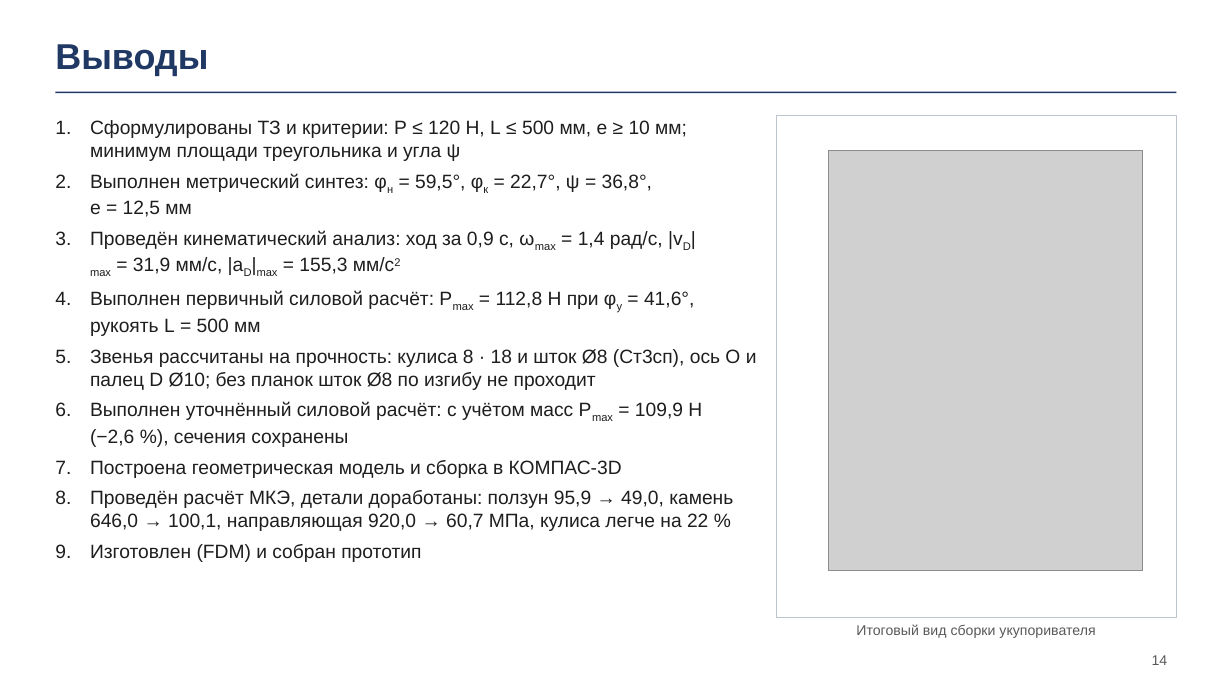
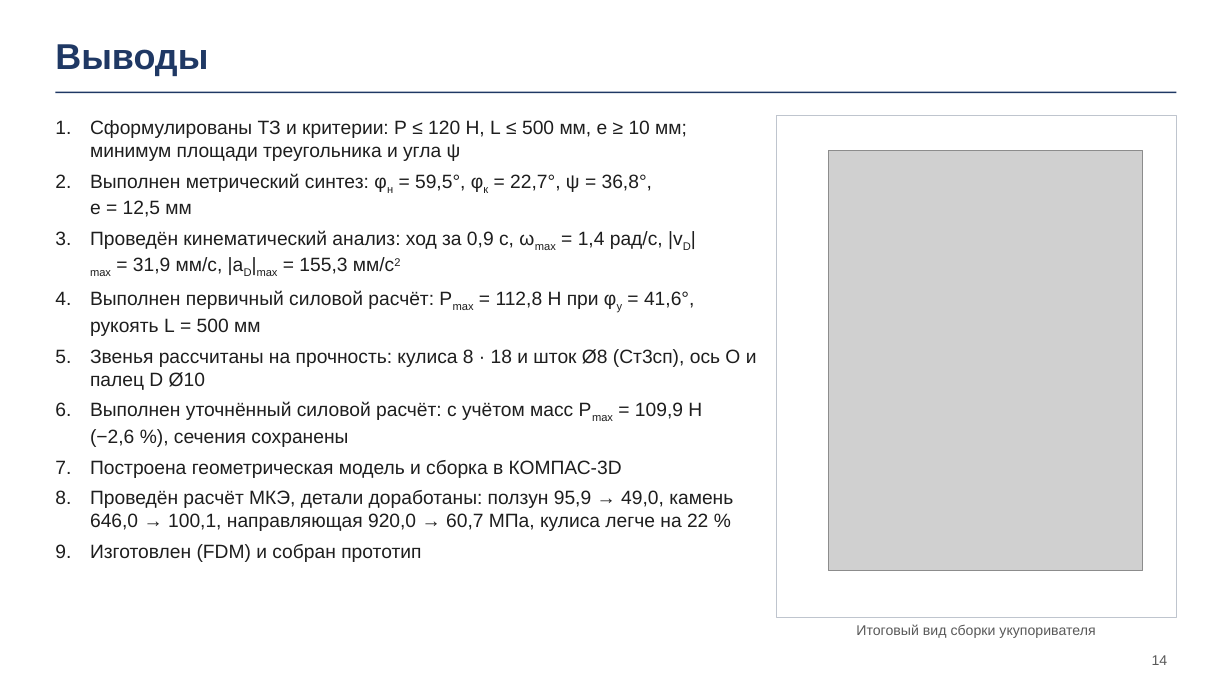
Before and after one commit to DamirNine/prikmeh, a slide deck: slide 14 of курсовой/2026-11-23/Презентация/Презентация_укупориватель_23-11.pptx. Drawn at 1232x693 pixels with LibreOffice and Linux fonts; fonts in the diff are those of the drawing; grey boxes stand for pictures; background and template pictures are left out. Boxes give left, top, right and bottom in pixels: in the first picture for what was removed or moved away, otherwise in the second. Text is boxed around its words. In the diff, an @@ line names an element or a change of style, - is before the commit and + after.

```diff
--- a/курсовой/2026-11-23/Презентация/Презентация_укупориватель_23-11.pptx
+++ b/курсовой/2026-11-23/Презентация/Презентация_укупориватель_23-11.pptx
@@ text at <box>90,349,757,390</box>: text changed @@
-5. Звенья рассчитаны на прочность: кулиса 8 · 18 и шток Ø8 (Ст3сп), ось O и палец D Ø10; без планок шток Ø8 по изгибу не проходит
+5. Звенья рассчитаны на прочность: кулиса 8 · 18 и шток Ø8 (Ст3сп), ось O и палец D Ø10
```
Also in this commit, not shown: 1 other slide changed, 11 other files.
